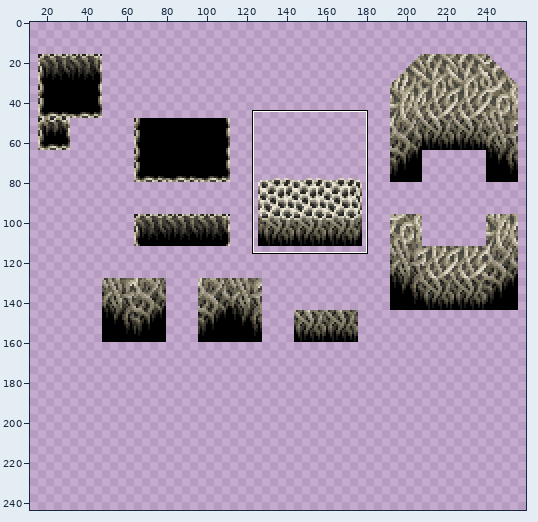
A sprite sheet gets an edit: public/gfx/tiles/vanaraPits.png. Above, an overview of the earlier version with the close-up marked.
Close-up. As it was:
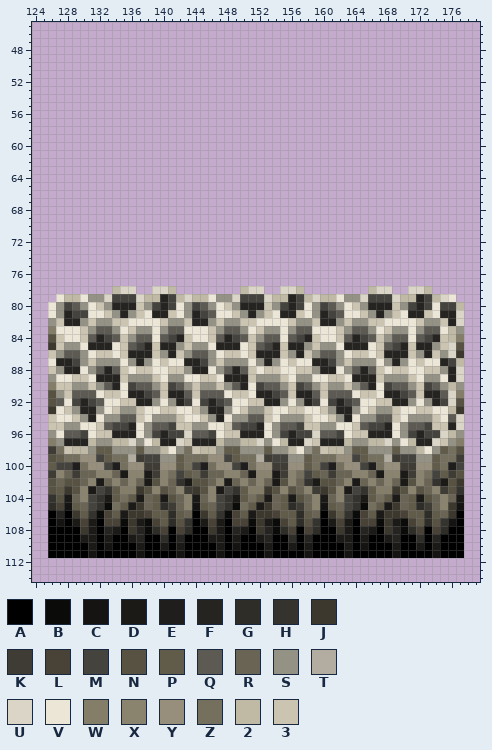
The file is 256x176 pixels. Colours within 5 levels of each other are drawn and written as one. Shown: x 124..179, y 45..114. The old version is drawn lined up with the new one, on the new canvas. The wide view leaves out empty margins. The commit also changed other parts of the picture, which this record leaves out.
Palette (. is transparent): A #000000  B #0b0b0a  C #151413  D #1b1a17  E #1f1e1d  F #252421  G #2f2d28  H #35332d  J #3d382d  K #3e3c35  L #494236  M #45433e  N #575242  P #615b4a  Q #5c5a53  R #696453  S #949284  T #b2ada0  U #dad5c6  V #ece6d7  W #847d68  X #8a836e  Y #978f7c  Z #756f5d  2 #c0baa5  3 #cac4b0
Pixels before (only the part around the change), first column x 124:
 45 .......................................................
 46 .......................................................
 47 .......................................................
 48 .......................................................
 49 .......................................................
 50 .......................................................
 51 .......................................................
 52 .......................................................
 53 .......................................................
 54 .......................................................
 55 .......................................................
 56 .......................................................
 57 .......................................................
 58 .......................................................
 59 .......................................................
 60 .......................................................
 61 .......................................................
 62 .......................................................
 63 .......................................................
 64 .......................................................
 65 .......................................................
 66 .......................................................
 67 .......................................................
 68 .......................................................
 69 .......................................................
 70 .......................................................
 71 .......................................................
 72 .......................................................
 73 .......................................................
 74 .......................................................
 75 .......................................................
 76 .......................................................
 77 .......................................................
 78 ..........2UU..UU2........2UU..UU2........2UU..UU2.....
 79 ...V22VSSUMMMU22FM2U22VSSUMMMU22FM2U22VSSUMMMU22FM2UV..
 80 ..VSMQSV3SFFF3SMFMVSMQSV3SFFF3SMFMVSMQSV3SFFF3SMFMVMM2.
 81 ..VSFMMVV3SFS3VFF3VSFMQVV3SFS3VFF3VSFMQVV3SFS3VFF3VFFU.
 82 ..S3FFS3SS33VVVV3SS3FFS3SS33VVVV3SS3FFS3SS33VVVV3SS3FU.
 83 ..WVVV3SQQSV3SSVSQQVVV3SQQSV3SSVSQQVVV3SQQSV3SSVSQQV2S.
 84 ..N3VV3QFMQ3SQQVQMF3VV3QFMQ3SQQVQMF3VV3QFMQ3SQQVQMF32W.
 85 ..J3SSVFFFV3QMF3FFS3SSVFFFV3QMF3FFS3SSVFFFV3QMF3FFS3UN.
 86 ..3SQQSV33V3FFF3SF3SQQSV33V3FFF3SF3SQQSV33V3FFF3SF3SUJ.
 87 ..VFFMS3SSSVSFSV3VVFFMS3SSSVSFSV3VVFFMS3SSSVSFSV3VVFM2.
 88 ..3SFFVSQFQ3V33VV33SFFVSQFQ3V33VV33SFFVSQFQ3V33VV33SFU.
 89 ..SVV33VFFF3SSS3VSSVV33VFFF3SSS3VSSVV33VFFF3SSS3VSSVFU.
 90 ..W33SS3SQFVMQQS3MQS3SS3SQFVMQQS3MQS3SS3SQFVMQQS3MQS2S.
 91 ..NS3QQQV33VFFMQ3FFQ3QQQV33VFFMQ3FFQ3QQQV33VFFMQ3FFQUW.
 92 ..NQVMFMQVV33FFSVSFMVMFMQVV33FFSVSFMVMFMQVV33FFSVSFMUN.
 93 ..JV3SFFSV3SS3VV33VV3SFFSV3SS3VV33VV3SFFSV3SS3VV33VV2J.
 94 ..3VV3SFVSSQQ3VSSS3VV3SFVSSQQ3VSSS3VV3SFVSSQQ3VSSS3VQU.
 95 ..33SSVV3QMMFVSQQM33SSVV3QMMFVSQQM33SSVV3QMMFVSQQM33FU.
 96 ..SVQQMV33FFFVSMFMMUQQMV33FFFVSMFMMUQQMV33FFFVSMFMMU2S.
 97 ..WSFFF2SS22USV2FFU3FFF2SS22USV2FFU3FFF2SS22USV2FFU3SW.
 98 ..KZ322SPPSSSPSS2VSZ322SPPSSSPSS2VSZ322SPPSSSPSS2VSPZN.
 99 ..NPZZYYMPZZTKMMSSPZZZYYMPZZTKMMSSPZZZYYMPZZTKMMSSPZZK.
100 ..PMMEZYYMEZYYKKYYPZMEZYYMEZYYKKYYPZMEZYYMEZYYKKYYPZEM.
101 ..KXRKRRXXRDXXDKXZMPRKRRXXRDXXDKXZMPRKRRXXRDXXDKXZMPKN.
102 ..NRNNRXDRXRXRDNXRHDNNRXDRXRXRDNXRHDNNRXDRXRXRDNXRHDNJ.
103 ..NPJNXDMHPWWJNXNRXKJNXDMHPWWJNXNRXKJNXDMHPWWJNXNRXKNH.
104 ..HNDRXMHDPZPDRPDNRXDRXMHDPZPDRPDNRXDRXMHDPZPDRPDNRXRD.
105 ..GLCPRMHBZPDJRPGKRXCPRMHBZPDJRPGKRXCPRMHBZPDJRPGKRXJC.
106 ..AFAJPHBLPDJJLPPGPRAJPHBLPDJJLPPGPRAJPHBLPDJJLPPGPRJA.
107 ..ACADLDALLBJDBLPGNHADLDALLBJDBLPGNHADLDALLBJDBLPGNHCA.
108 ..AAAAJDAFDAJFBGLALGAAJDAFDAJFBGLALGAAJDAFDAJFBGLALGAA.
109 ..AAAADDADAADFAAGAFAAADDADAADFAAGAFAAADDADAADFAAGAFAAA.
110 ..AAAAADACAAADAADADAAAADACAAADAADADAAAADACAAADAADADAAA.
111 ..AAAAACAAAAACAAAACAAAACAAAAACAAAACAAAACAAAAACAAAACAAA.
112 .......................................................
113 .......................................................
114 .......................................................
After the commit:
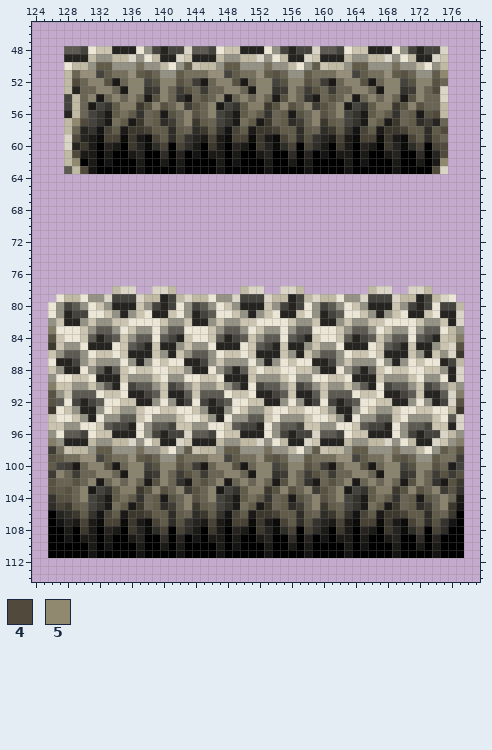
Colours new in this view: 4 #514a3c  5 #918870
Difference:
canvas 256x176 -> 272x256
Changed rows in their new state; - is an unchanged pixel.
first column x 128:
 48 QQMV33FFFVSMFMMUQQMV33FFFVSMFMMUQQMV33FFFVSMFMMU
 49 FFF2SS22USV2FFU3FFF2SS22USV2FFU3FFF2SS22USV2FFU3
 50 V22SPPSSSZSS2VSP322SPPSSSZSS2VSP322SPPSSSZSS2VS2
 51 2RYYMPZZYPNRSSPZZZYYMPZZYPNRSSPZZZYYMPZZYPNRSSP5
 52 24RXXNDRXXMNXXNRKDRXXNDRXXMNXXNRKDRXXNDRXXMNXXNR
 53 2FRRXXRDXXHKXRKNRKRRXXRDXXHKXRKNRKRRXXRDXXHKXR4U
 54 M2RXDRXRXRDNXRHDRNRXDRXRXRDNXRHDRNRXDRXRXRDNXRRU
 55 M2RDMHPWWJNXNRXKNRXDMHPWWJNXNRXKNRXDMHPWWJNXNRR2
 56 F2RMHDPZPHRPDNRXNRXMHDPZPHRPDNRXNRXMHDPZPHRPDN42
 57 254MHDZPDJRPGKRXJPRMHDZPDJRPGKRXJPRMHDZPDJRPGKFR
 58 2RFHCLPDJJLPPGPRGJPHCLPDJJLPPGPRGJPHCLPDJJLPPGP4
 59 U4FDBLLBJDBLPGNHFDLDBLLBJDBLPGNHFDLDBLLBJDBLPGNR
 60 UFJDAFDAJFBGLALGDAJDAFDAJFBGLALGDAJDAFDAJFBGLAL4
 61 24DDADAADFAAGAFACADDADAADFAAGAFACADDADAADFAAGAF4
 62 25ADACAAADAADADAAAADACAAADAADADAAAADACAAADAADAD5
 63 Q24CAAAAACAAAACAAAACAAAAACAAAACAAAACAAAAACAAAA4U
first column x 128:
 98 ---------Z-----P---------Z-----P---------Z------
 99 --------YPNR------------YPNR------------YPNR----
100 KDRXXNDRXXMNXXNRKDRXXNDRXXMNXXNRKDRXXNDRXXMNXXNR
101 ----------H--RKN----------H--RKN----------H--RKN
102 R---------------R---------------R---------------
103 NR--------------NR--------------NR--------------
104 N--------H------N--------H------N--------H------
105 J----D----------J----D----------J----D----------
106 G---C-----------G---C-----------G---C-----------
107 F---B-----------F---B-----------F---B-----------
108 D---------------D---------------D---------------
109 C---------------C---------------C---------------
Changed places in both close-ups, as pixel boxes (x1, y1, x2, y2):
added: (64, 46, 448, 174)
changed: (64, 446, 448, 542)
